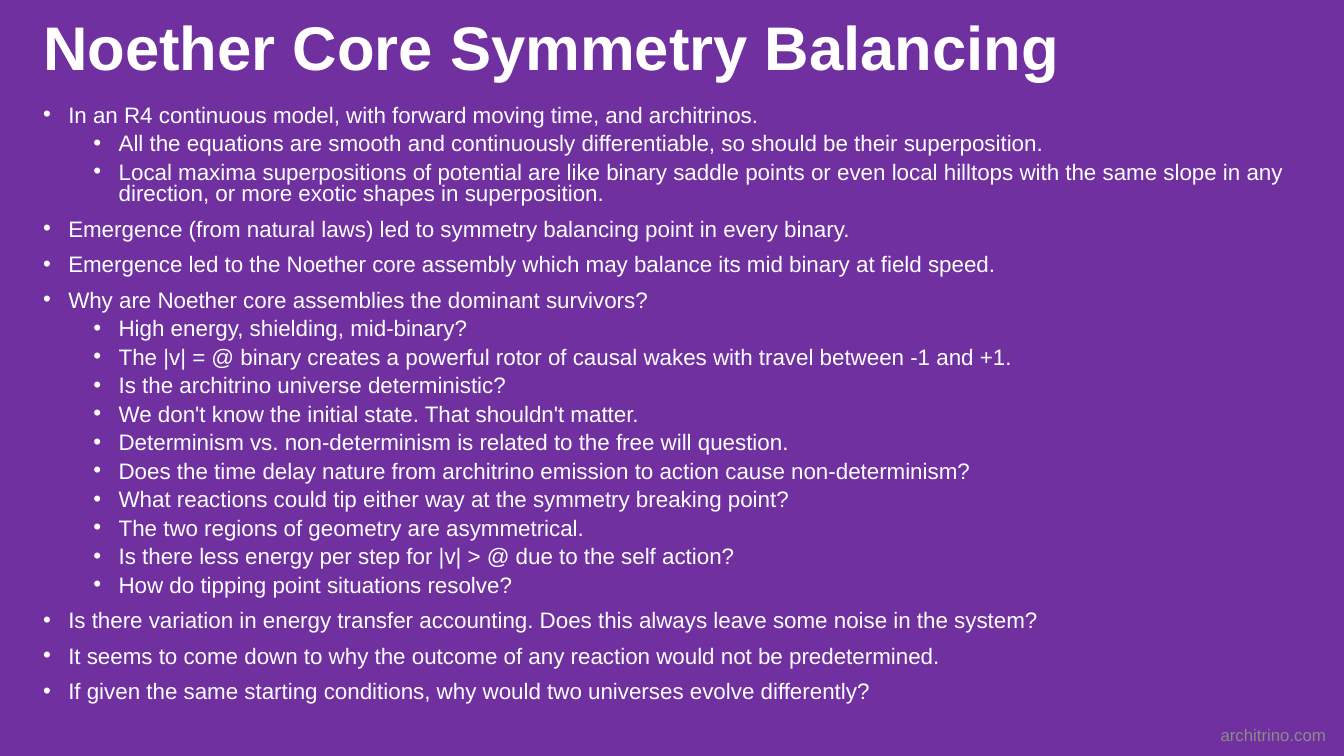
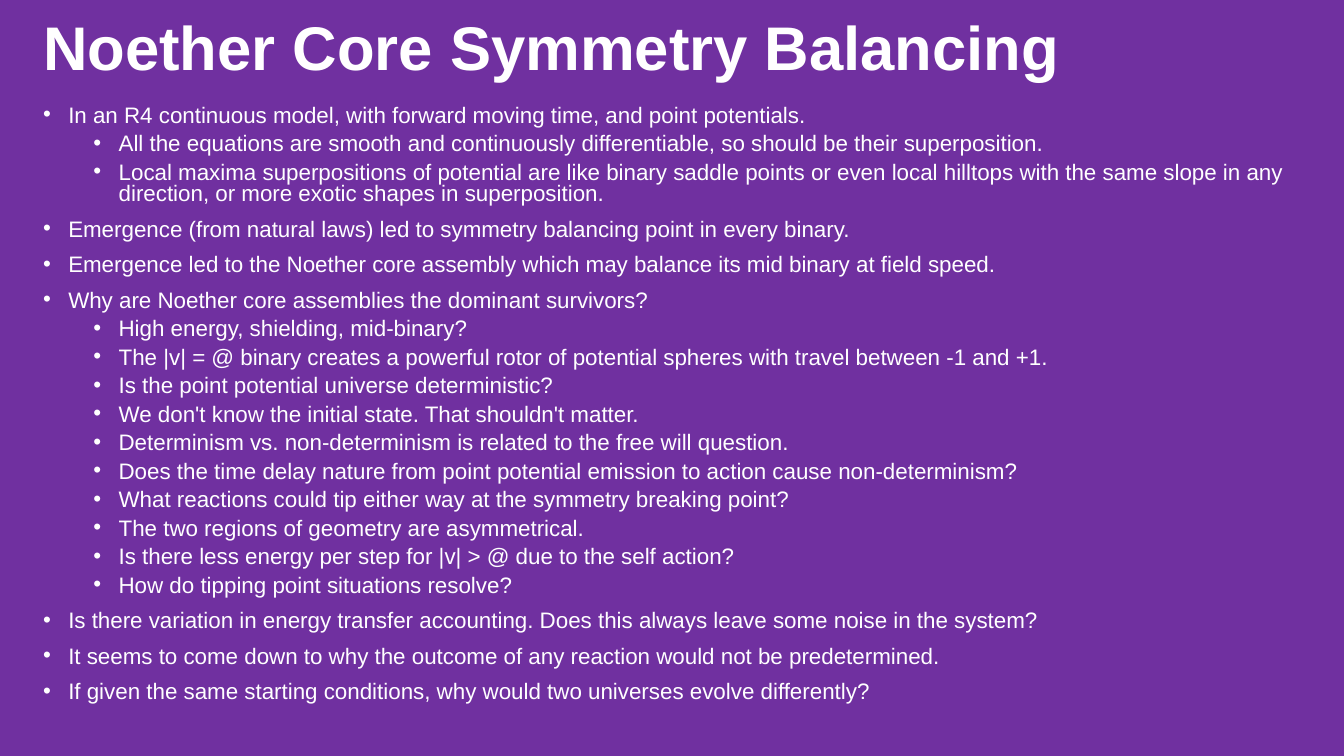
Before and after one commit to jmarkmorris/architrino, a slide deck: slide 22 of reference/archie/presentations/NPQG Assemblies - Noether Core.pptx. Drawn at 1344x756 pixels with LibreOffice and Linux fonts; fonts in the diff are those of the drawing. Boxes give left, top, right and bottom in pixels: in the first picture for what was removed or moved away, otherwise in the second. Text is boxed around its words. In the diff, an @@ line names an element or a change of style, - is before the commit and + after.

Commit message:
Refine noether braid taxonomy proof map

```diff
--- a/reference/archie/presentations/NPQG Assemblies - Noether Core.pptx
+++ b/reference/archie/presentations/NPQG Assemblies - Noether Core.pptx
@@ text at [68,106,806,128]: text changed @@
-• In an R4 continuous model, with forward moving time, and architrinos.
+• In an R4 continuous model, with forward moving time, and point potentials.
@@ text at [119,348,1048,398]: text changed @@
-  • The |v| = @ binary creates a powerful rotor of causal wakes with travel between -1 and +1.
-  • Is the architrino universe deterministic?
+  • The |v| = @ binary creates a powerful rotor of potential spheres with travel between -1 and +1.
+  • Is the point potential universe deterministic?
@@ text at [119,462,1017,484]: text changed @@
-  • Does the time delay nature from architrino emission to action cause non-determinism?
+  • Does the time delay nature from point potential emission to action cause non-determinism?
@@ text removed at [1221,729,1326,741] @@
-architrino.com
```
Also in this commit, not shown: 28 other slides changed, 6 other files.
